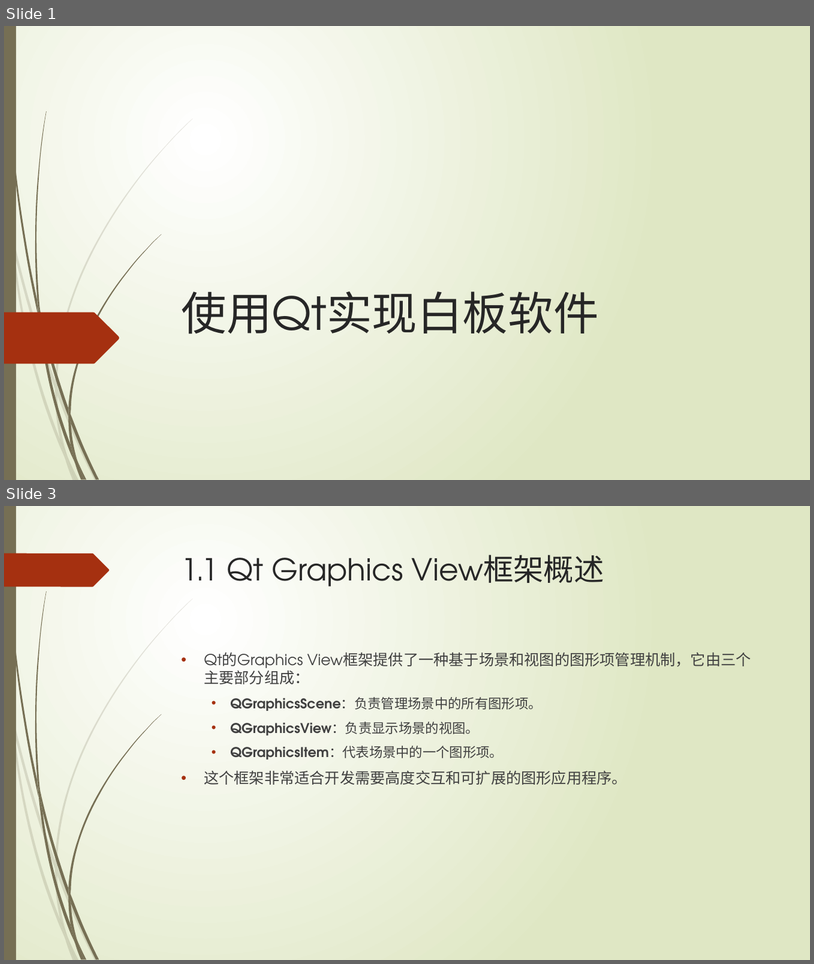
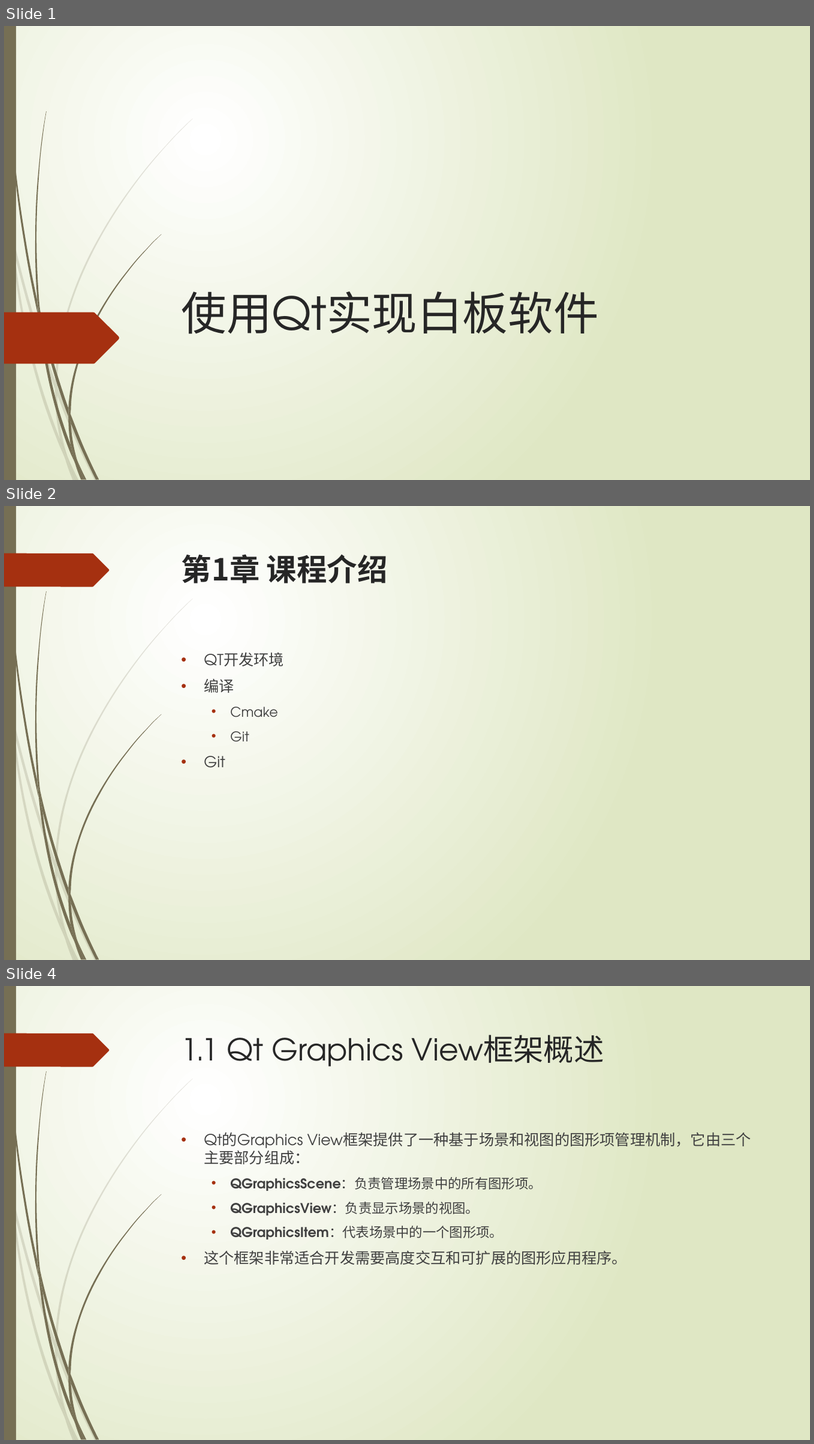
Before and after one commit to liuty2006/draw, a slide deck: docs/draw.pptx. Shown one above the other, each under a label of ours: slides 1 and 3 before the commit, slides 1, 2 and 4 after it; the slides between them are not shown. The pictures are 814x964 and 814x1444 pixels, drawn with LibreOffice and Linux fonts; fonts in the diff are those of the drawing. Boxes give left, top, right and bottom in pixels: in the first picture for what was removed or moved away, otherwise in the second. Text is boxed around its words. In the diff, an @@ line names an element or a change of style, - is before the commit and + after.

```diff
--- a/docs/draw.pptx
+++ b/docs/draw.pptx
@@ slide 2 added at (x1=4, y1=506, x2=810, y2=960), background gradient #FFFFFF to #DFE8C4; not listed: 24 template elements that a slide beside it also shows @@
@@ title added at (x1=182, y1=554, x2=388, y2=583), 36 pt, text #262626, bold @@
+第1章 课程介绍
@@ text added at (x1=204, y1=652, x2=284, y2=768), 18 pt, text #404040 @@
+• QT开发环境
+• 编译
+  • Cmake
+  • Git
+• Git
@@ what was slide 3 is now slide 4 @@
```
Also in this commit, not shown: 4 slides changed.
